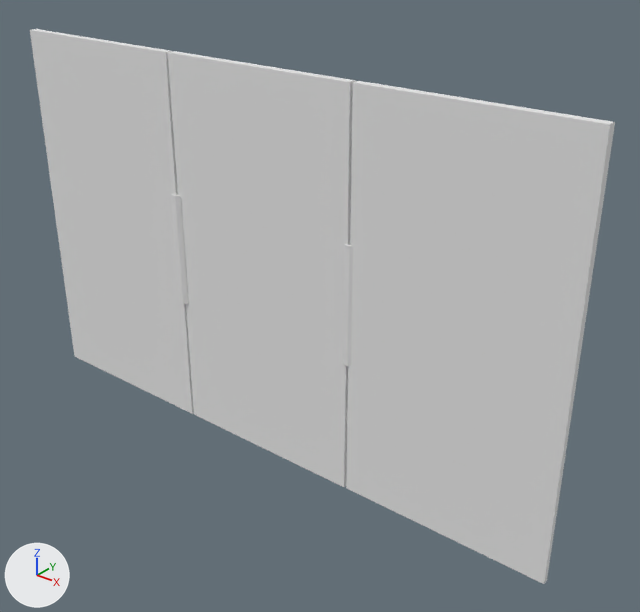
Before and after pictures for a commit that changed the Blender file Blender/iras-solar.blend.
Before and after are seen from a camera (50 mm lens) standing at (4.03, -6.2, 1.87) and looking at (0.38, -1.65, -0.96). Arrows for +X, +Y and +Z are at lower left; the lights stay in place.

The scene before the commit, as lines of its bpy script (objects in view):
```python
me_cube = bpy.data.meshes.new('Cube')
me_cube.from_pydata(...)  # a box spanning x -1.0..1.0, y -1.0..1.0, z -1.0..1.0
me_cube.materials.append(mat_iras_solar)  # its picture is missing
me_left_000 = bpy.data.meshes.new('left.000')
me_left_000.from_pydata(...)  # 32 vertices, 20 faces; spans x -0.08..2.02, y -1.55..2.8, z -0.97..1.03
me_left_000.materials.append(mat_iras_solar)  # its picture is missing
me_right_001 = bpy.data.meshes.new('right.001')
me_right_001.from_pydata(...)  # 32 vertices, 20 faces; spans x -2.02..0.06, y -2.06..2.28, z -0.97..1.03
me_right_001.materials.append(mat_iras_solar)  # its picture is missing
ob_left_panel = bpy.data.objects.new('left panel', me_left_000)
ob_left_panel.location = (0.8, -1.842, -0.8)
ob_left_panel.rotation_euler = (0.0, 0.0, 0.000689)  # degrees (0, 0, 0)
ob_left_panel.scale = (0.8, 0.032, 1.5)
ob_mid_panel = bpy.data.objects.new('mid panel', me_cube)
ob_mid_panel.location = (0.0, -1.85, -0.75)
ob_mid_panel.scale = (0.8, 0.032, 1.5)
ob_right_panel_001 = bpy.data.objects.new('right panel.001', me_right_001)
ob_right_panel_001.location = (-0.8, -1.842, -0.8)
ob_right_panel_001.rotation_euler = (0.0, 0.0, -0.000689)  # degrees (0, 0, -0)
ob_right_panel_001.scale = (0.8, 0.032, 1.5)
```
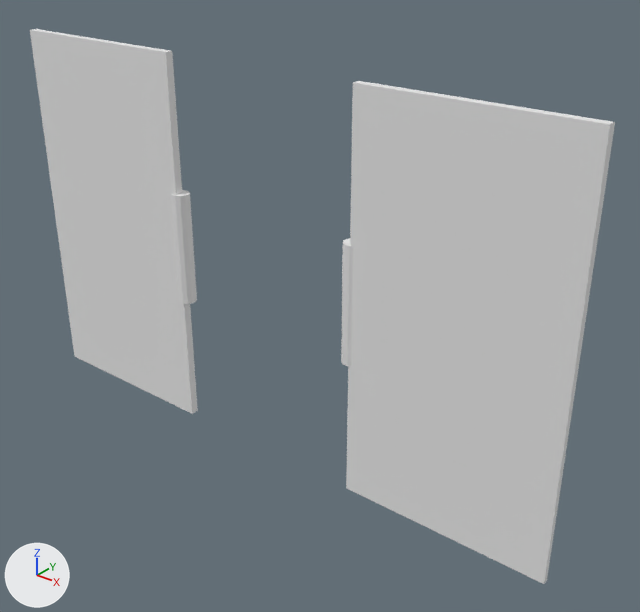
Pixel boxes (x1, y1, x2, y2) of what changed, in the pictures (640 x 612 px):
'mid panel', hidden
    before: (168, 51, 356, 487)

Diff of the bpy script that builds the scene:
```diff
--- a/Blender/iras-solar.blend.py
+++ b/Blender/iras-solar.blend.py
@@ ob_mid_panel @@
 ob_mid_panel.scale = (0.8, 0.032, 1.5)
+ob_mid_panel.hide_viewport = True
```
